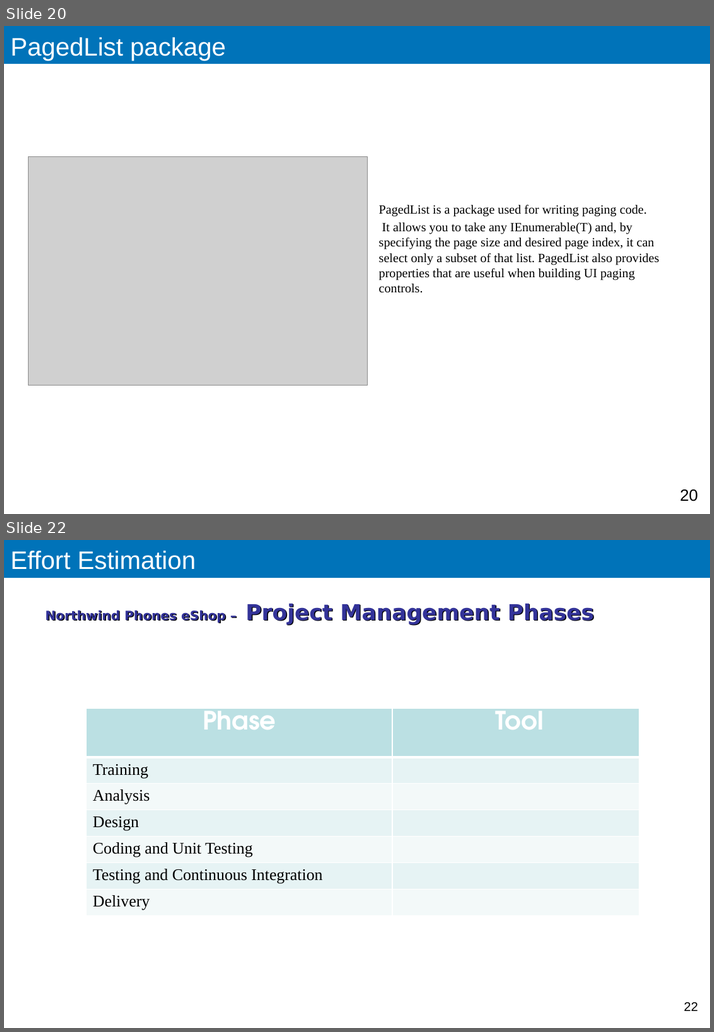
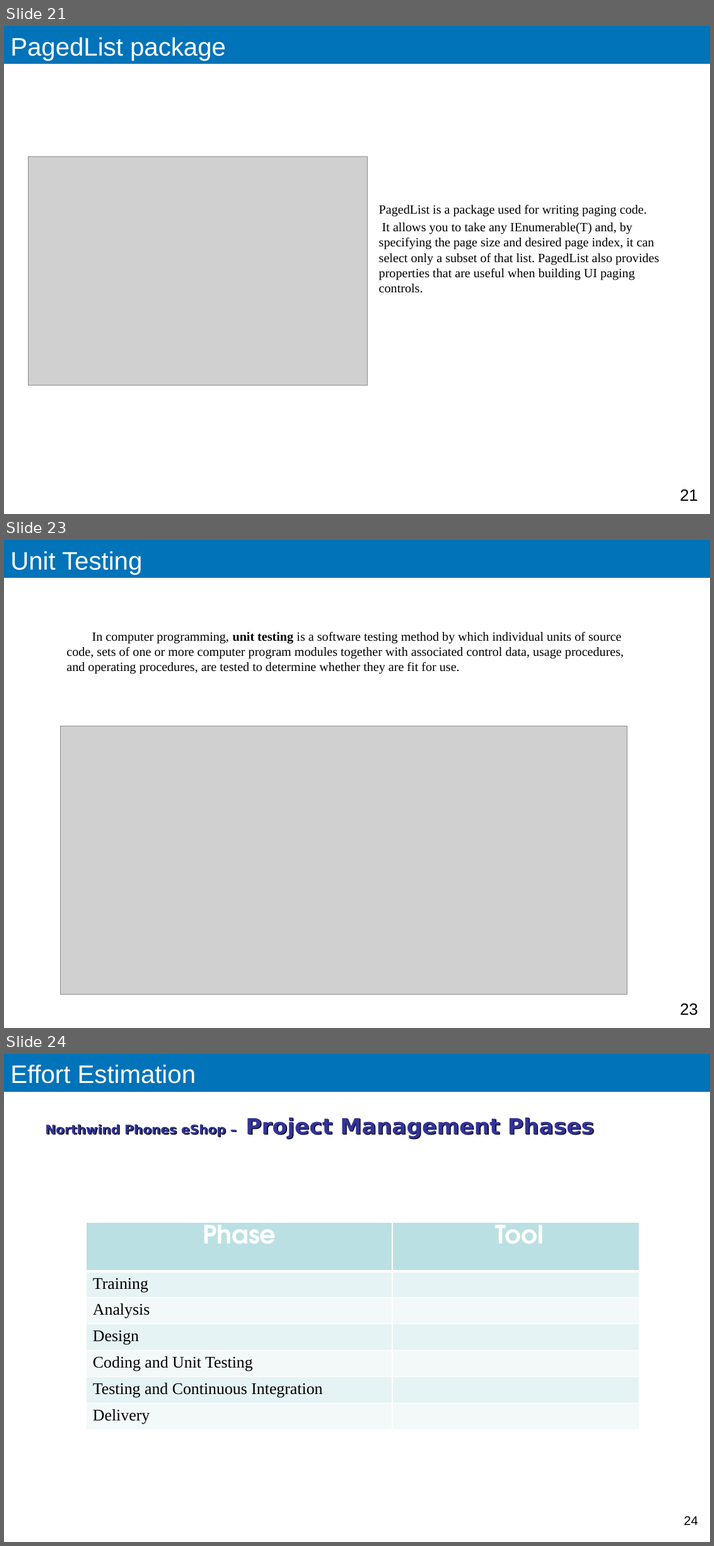
Before and after one commit to sorryb/Northwind, a slide deck: Documents/Application.Architecture.pptx. Shown one above the other, each under a label of ours: slides 20 and 22 before the commit, slides 21, 23 and 24 after it; the slides between them are not shown. The pictures are 714x1032 and 714x1546 pixels, drawn with LibreOffice and Linux fonts; fonts in the diff are those of the drawing; grey boxes stand for pictures. Boxes give left, top, right and bottom in pixels: in the first picture for what was removed or moved away, otherwise in the second. Text is boxed around its words. In the diff, an @@ line names an element or a change of style, - is before the commit and + after.

Commit message:
adaugat unit testing in prezentare

```diff
--- a/Documents/Application.Architecture.pptx
+++ b/Documents/Application.Architecture.pptx
@@ slide 23 added at (4, 540, 710, 1028), background #FFFFFF; not listed: 1 template element that a slide beside it also shows @@
@@ title added at (10, 551, 142, 575), 28 pt, text #FFFFFF @@
+Unit Testing
@@ text added at (66, 632, 623, 674), 14 pt, text #000000 @@
+In computer programming, unit testing is a software testing method by which individual units of source code, sets of one or more computer program modules together with associated control data, usage procedures, and operating procedures, are tested to determine whether they are fit for use.
@@ picture added at (60, 726, 627, 995) @@
@@ page number added at (679, 1004, 698, 1016), 18 pt, text #000000 @@
+23
@@ what was slide 20 is now slide 21 @@
@@ page number at (679, 490, 698, 501): text changed @@
-20
+21
@@ what was slide 22 is now slide 24 @@
@@ page number at (684, 1516, 698, 1525): text changed @@
-22
+24
```
Also in this commit, not shown: 3 slides changed, 2 other slides added, 1 slide removed.
